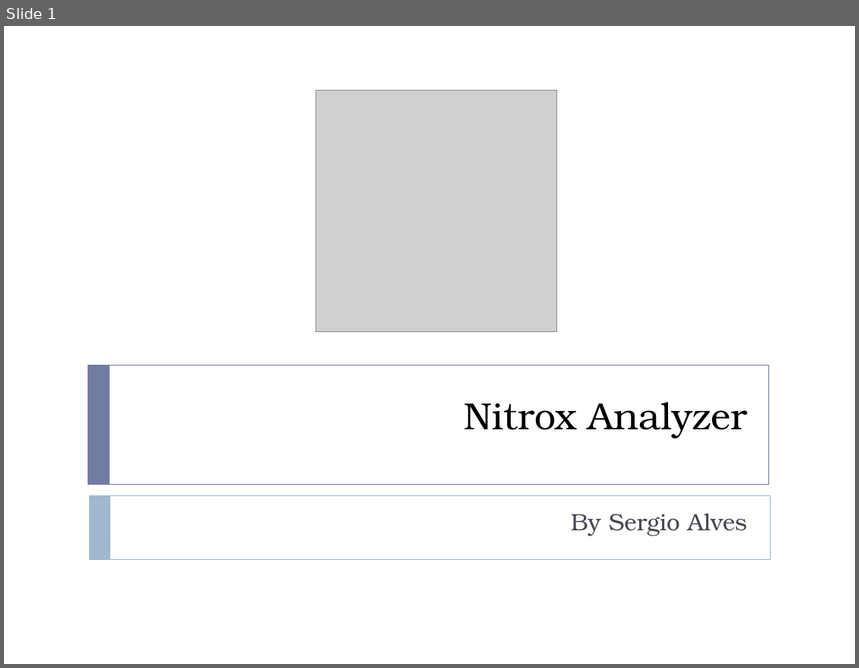
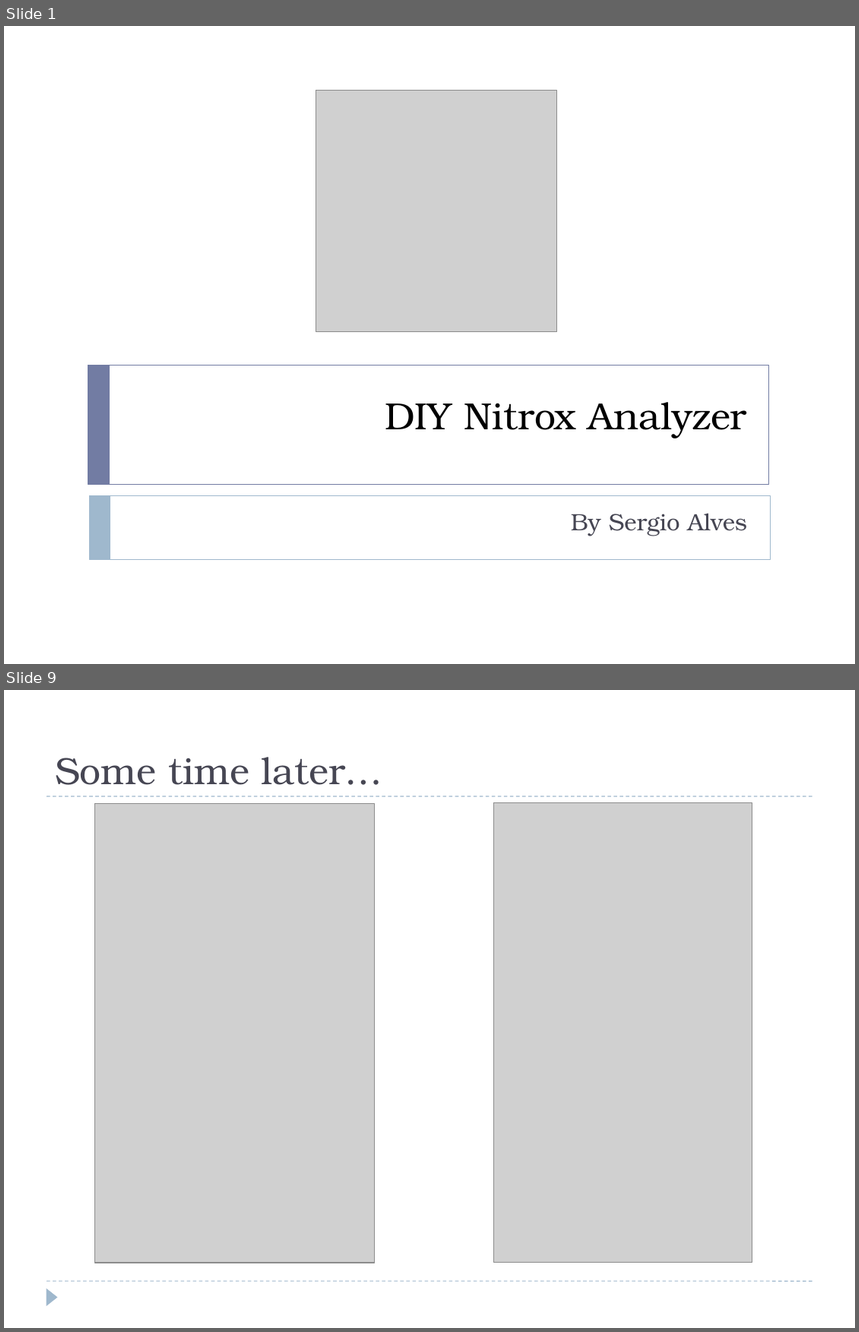
Before and after one commit to sergio-alves/NitroxAnalyzer, a slide deck: docs/nitrox-analyzer.pptx. Shown one above the other, each under a label of ours: slide 1 before the commit, slides 1 and 9 after it; the slides between them are not shown. The pictures are 859x668 and 859x1332 pixels, drawn with LibreOffice and Linux fonts; fonts in the diff are those of the drawing; grey boxes stand for pictures. Boxes give left, top, right and bottom in pixels: in the first picture for what was removed or moved away, otherwise in the second. Text is boxed around its words. In the diff, an @@ line names an element or a change of style, - is before the commit and + after.

```diff
--- a/docs/nitrox-analyzer.pptx
+++ b/docs/nitrox-analyzer.pptx
@@ slide 9 added at box(4, 690, 855, 1328), background #FFFFFF @@
@@ title added at box(55, 757, 383, 785), 32 pt, text #464653 @@
+Some time later…
@@ line added from (47, 796) to (813, 796), #9FB8CD 0.75 pt dashed @@
@@ picture added at box(95, 803, 374, 1263) @@
@@ picture added at box(494, 803, 753, 1263) @@
@@ line added from (47, 1281) to (813, 1281), #9FB8CD 0.75 pt dashed @@
@@ triangle added at box(47, 1288, 58, 1306), fill #9FB8CD @@
@@ slide 1 changed as well @@
@@ title at box(385, 402, 747, 439): text changed @@
-Nitrox Analyzer
+DIY Nitrox Analyzer
```
Also in this commit, not shown: 9 other slides added, 2 slides removed, 1 other file.
